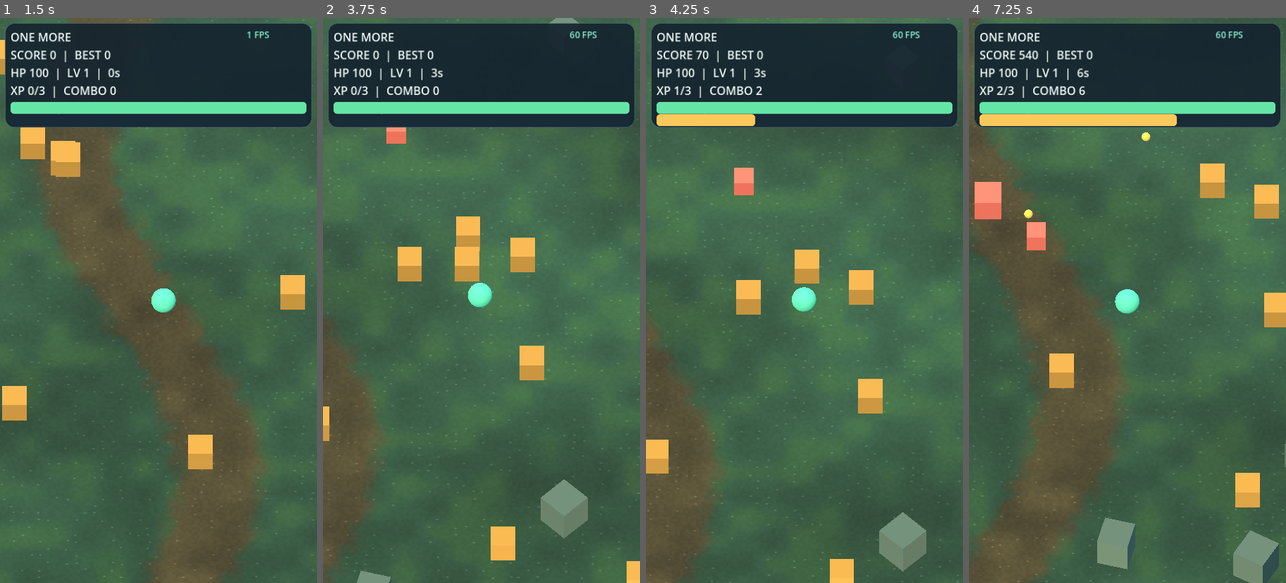
Above: before the commit, frames 1-4 (left to right).
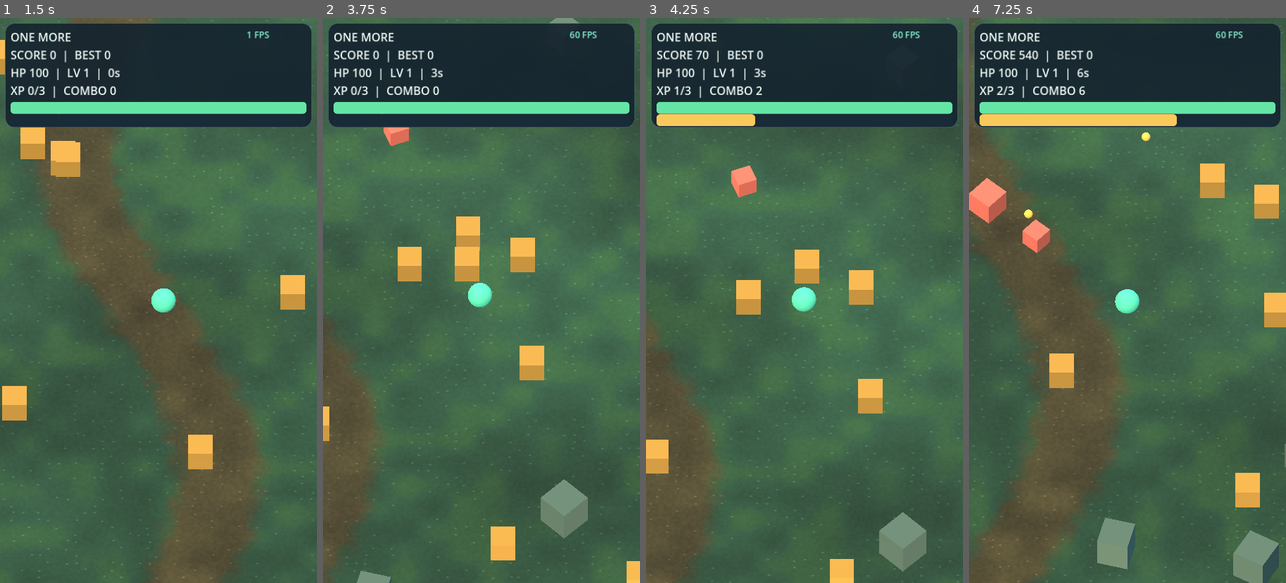
Above: after the commit, the same moments.

Repository: gemini13334-beep/---
Game: Godot game, scene res://main.tscn
Two runs of this game, one before a commit and one after it. Both use one fixed random seed, a clock stepped at 60 frames per second and the inputs below.
Inputs (mouse positions are in pixels of both pictures, inside the frame that each line leads up to):
- Up to frame 1 (1.5 s): click "SCORE ATTACK • 60s" at 0.5 s; tap Enter at 1.25 s; move the mouse to (228, 272) at 1.27 s; hold Right (ui_right) from 1.28 s (still down); click (228, 272) at 1.42 s
- Up to frame 2 (3.75 s): release Right (ui_right) at 2 s; drag from (418, 328) to (465, 413) at 2.02 s; move the mouse to (513, 176) at 2.77 s; hold Right (ui_right) 2.78-3.5 s; drag from (465, 413) to (386, 215) at 3.52 s
- Up to frame 3 (4.25 s): no input
- Up to frame 4 (7.25 s): move the mouse to (1222, 385) at 4.27 s; hold Left (ui_left) 4.28-5 s; drag from (1032, 215) to (1079, 159) at 5.02 s; move the mouse to (1143, 300) at 5.77 s; hold Down (ui_down) 5.78-6.5 s; click (1143, 300) at 5.92 s; drag from (1079, 159) to (1064, 328) at 6.52 s

Frame 1 is identical in both runs. In frame 2, less than 0.1% of the frame differs, in the area x 19-28%, y 19-23%; in frame 3, less than 0.1%; in frame 4, 0.5%, in the area x 0-26%, y 28-42%.

Commit message:
Polish 04: smooth visual locomotion, recoil and enemy facing

Diff:
--- a/one-more/arena.gd
+++ b/one-more/arena.gd
@@ -1057,6 +1057,9 @@
 			selected = 0
 
 func start() -> void:
+	visual_stride = 0.0
+	visual_lean = Vector2.ZERO
+	visual_recoil = 0.0
 	gate_panel.hide()
 	gate_cleared = false
 	mode = 0
@@ -1144,6 +1147,9 @@
 	elif event is InputEventScreenDrag and event.index == finger:
 		direction = ((event.position-origin)/90.0).limit_length()
 
+var visual_stride := 0.0
+var visual_lean := Vector2.ZERO
+var visual_recoil := 0.0
 func _physics_process(dt: float) -> void:
 	if not running or choosing:
 		return
@@ -1162,10 +1168,16 @@
 		move = Input.get_vector("ui_left","ui_right","ui_up","ui_down")
 	if move.length() > 0.05:
 		hero.rotation.y = lerp_angle(hero.rotation.y,atan2(move.x,move.y),minf(dt*12,1.0))
-	var bob := -0.5+sin(elapsed*10.0)*0.07*move.length()
+	var motion := move.length()
+	visual_stride = lerpf(visual_stride,motion,1.0-exp(-12.0*dt))
+	visual_lean = visual_lean.lerp(move*0.09,1.0-exp(-10.0*dt))
+	visual_recoil = move_toward(visual_recoil,0.0,dt*0.8)
+	var bob := -0.5+sin(elapsed*12.0)*0.065*visual_stride
 	for child in hero.get_children():
 		if child is Node3D:
 			child.position.y = bob
+			child.rotation.x = visual_lean.y+visual_recoil
+			child.rotation.z = -visual_lean.x+sin(elapsed*6.0)*0.035*visual_stride
 	hero.position += Vector3(move.x,0,move.y)*dt*(6.0+speed_bonus+(VEHICLE_SPEED[vehicle_kind] if vehicle_time > 0 else 0.0))
 	hero.position.x = clampf(hero.position.x,-20,20)
 	hero.position.z = clampf(hero.position.z,-20,20)
@@ -1212,6 +1224,8 @@
 	for e in enemies:
 		var offset: Vector3 = hero.position-e.position
 		var d := offset.length()
+		if d > 0.05:
+			e.rotation.y = lerp_angle(e.rotation.y,atan2(offset.x,offset.z),1.0-exp(-9.0*dt))
 		e.position += offset.normalized()*dt*(float(e.get_meta("speed",2.0))+minf(elapsed/90.0,2.0))
 		if e.get_meta("boss",false):
 			update_boss_attack(e)
@@ -1223,6 +1237,7 @@
 	attack_timer -= dt
 	if nearest != null and attack_timer <= 0:
 		attack_timer = maxf(0.15,0.7-power*0.08-(VEHICLE_FIRE[vehicle_kind] if vehicle_time > 0 else 0.0))
+		visual_recoil = 0.13
 		var impact := nearest.position
 		shot_tracer(hero.position+Vector3.UP*0.45,impact+Vector3.UP*0.2)
 		hit_enemy(nearest)
